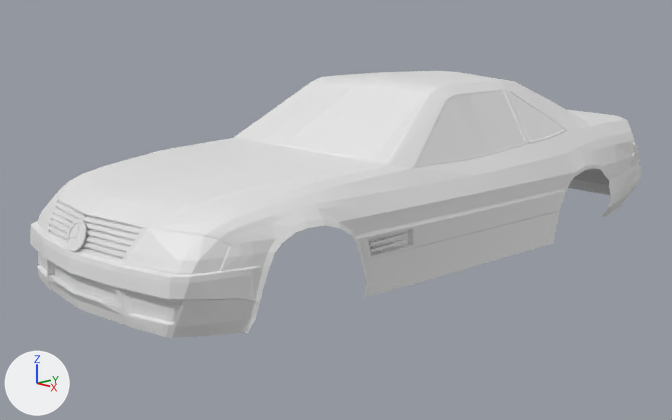
Renders of the Blender file mercedes.blend from each side of a commit.
Before and after are seen from a 50 mm camera at (18.08, -18.16, 7.35) aimed at (-0.46, -0.87, 1.74). Arrows for +X, +Y and +Z are at lower left; the lights stay in place.

Names of what the first picture shows: 'body', 'front.001', 'headlight', 'indicator', 'side'.
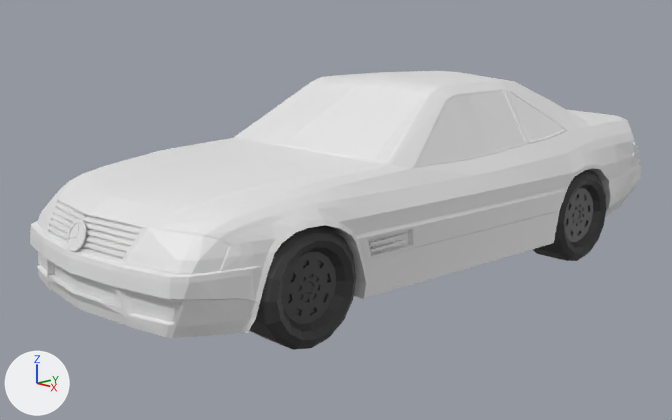
Boxes (x1, y1, x2, y2) around the edits, measured in the pictures (672 x 420 px):
'tyre', added (black): after (249, 170, 606, 350)
part 1 of me_cube_001, added: after (324, 168, 610, 299)

What the commit changed:
Material 'black' (mat_black) is new.
Its base color is (0.0383, 0.0383, 0.0383) (black #373737).
me_cube_001 is used by ob_body; location (0.0, 0.0, 0.0).
me_cube_001 had 703 vertices, 624 faces and spanned x 0.0..3.9, y -9.2..9.1, z 0.7..5.4.
me_cube_001 now has 742 vertices, 663 faces and spans x 0.0..3.9, y -9.2..9.1, z 0.7..5.4.
Part 1, on me_cube_001:
4 vertices are added at (2.1, -7.1, 0.7), (2.1, -7.0, 1.0), (2.2, 6.3, 1.0), (2.2, 6.3, 1.1).
20 new vertices lie (-1.7, 0.0, 0.0) away from vertices in x 3.8..3.9, y -6.7..6.0, z 0.9..2.8.
10 new vertices lie (-1.8, 0.0, 0.0) away from vertices in x 3.9, y -5.7..-4.0, z 0.9..2.8.
5 new vertices lie (-1.6, 0.0, 0.0) away from vertices in x 3.7..3.8, y -6.9..6.3, z 1.1..1.7.
39 new faces join them.
Mesh me_circle_006 is new.
It has 576 vertices, 546 faces and spans x 0.0..0.7, y -0.84..12.2, z -0.1..2.61.
It uses material mat_black (black #373737).
Object 'tyre' (ob_tyre) is new; it shows me_circle_006.
Its location is (3.19, -6.0, 0.13).
It gains a MIRROR modifier named 'Mirror'.
